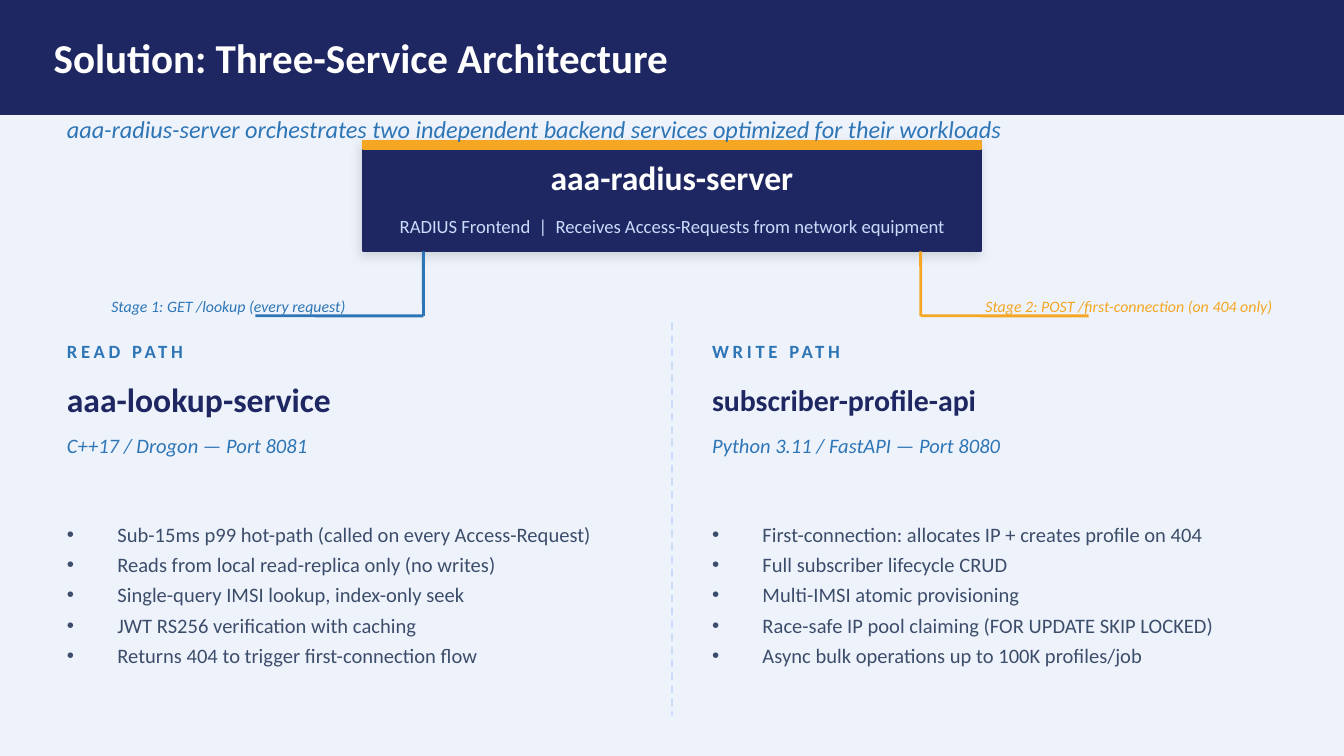
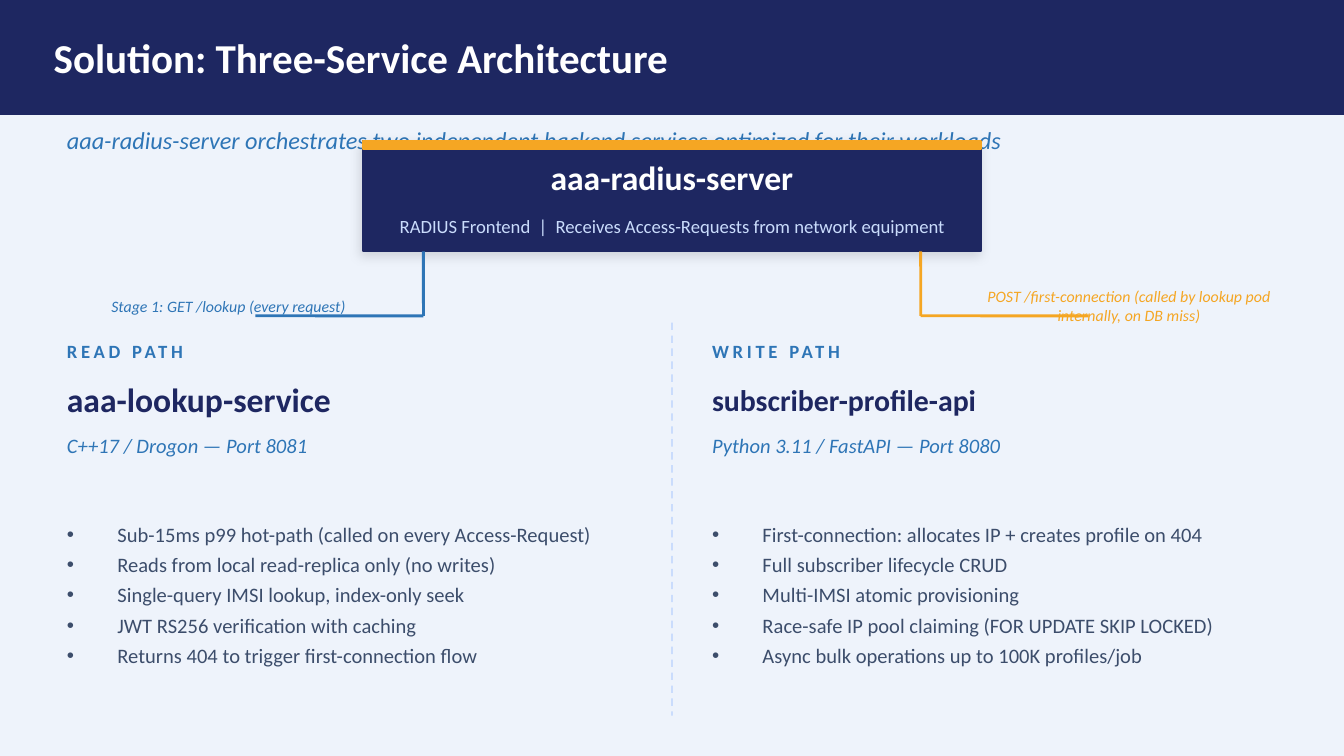
Before and after one commit to ridan5G/aaa-cloud-native, a slide deck: slide 3 of docs/aaa-platform-presentation.pptx (slide 5 before the commit). Drawn at 1344x756 pixels with LibreOffice and Linux fonts; fonts in the diff are those of the drawing. Boxes give left, top, right and bottom in pixels: in the first picture for what was removed or moved away, otherwise in the second. Text is boxed around its words. In the diff, an @@ line names an element or a change of style, - is before the commit and + after.

Commit message:
Move stage logic from radius to lookup pod, CIDR finder fixes

```diff
--- a/docs/aaa-platform-presentation.pptx
+++ b/docs/aaa-platform-presentation.pptx
@@ text "aaa-radius-server orchestrates two independent backend ..." at <box>67,129,1000,155</box>: vertical alignment top to middle @@
@@ text at <box>987,290,1271,324</box>: text changed @@
-Stage 2: POST /first-connection (on 404 only)
+POST /first-connection (called by lookup pod internally, on DB miss)
```
Also in this commit, not shown: 11 other slides changed, 2 slides removed, 39 other files.
